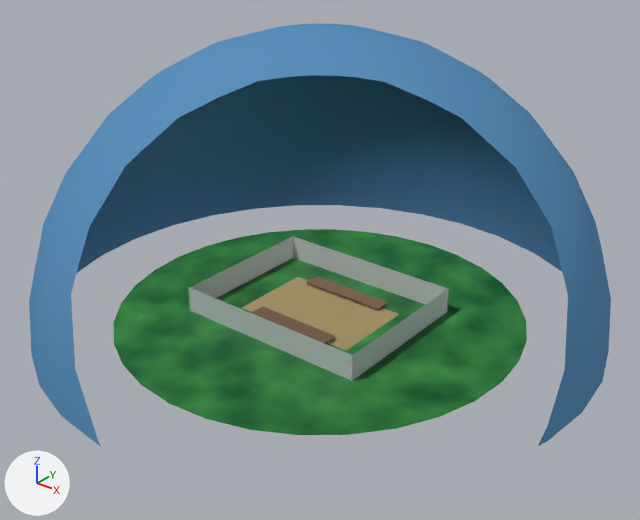
Before and after pictures for a commit that changed the Blender file untitled.blend.
The view is the same before and after, from a camera (50 mm lens) standing at (83.2, -104.0, 74.1) and looking at (3.4, -4.2, 12.2). The lights are fixed; the arrows at lower left show +X, +Y and +Z. Everything nearer to the camera than a plane just in front of the edit is cut away.

Before the edit, the objects in view are built like this:
```python
me_plane = bpy.data.meshes.new('Plane')
me_plane.from_pydata(...)  # 64 vertices, 36 faces; spans x -34.8..34.8, y -34.8..34.8, z 0.0
me_plane.materials.append(mat_grass)
me_plane_003 = bpy.data.meshes.new('Plane.003')
me_plane_003.from_pydata(...)  # 16 vertices, 4 faces; spans x -17.6..17.3, y -13.9..13.4, z -0.8..4.4
me_plane_003.materials.append(mat_wall)  # white #e7e7e7
me_sphere_001 = bpy.data.meshes.new('Sphere.001')
me_sphere_001.from_pydata(...)  # 257 vertices, 256 faces; spans x -89.0..89.0, y -89.0..89.0, z 0.0..89.0
me_sphere_001.polygons.foreach_set('use_smooth', [True] * 256)
me_sphere_001.materials.append(mat_sky)  # blue #5c90bc
ob_forest = bpy.data.objects.new('forest', me_plane)
ob_forest.location = (0.0, 0.0, -0.1)
ob_sky = bpy.data.objects.new('sky', me_sphere_001)
ob_sky.location = (0.0, 0.0, 0.0)
ob_sky.scale = (0.533, 0.533, 0.533)
ob_sky.visible_shadow = False
ob_wall = bpy.data.objects.new('wall', me_plane_003)
ob_wall.location = (0.0, 0.0, 0.0)
# also in view: 'wood-deck' at (0.0, 0.0, 0.5); 'ground' at (0.0, 0.0, -0.1)
```
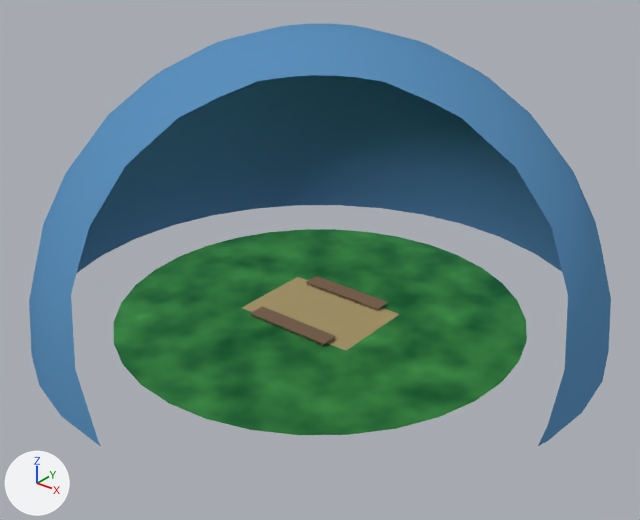
Changed parts and their boxes (x1, y1, x2, y2) in the pictures (640 x 520 px):
'wall', hidden: before (188, 236, 449, 381)

The change in detail:
Object 'wall' (ob_wall) is now hidden.
